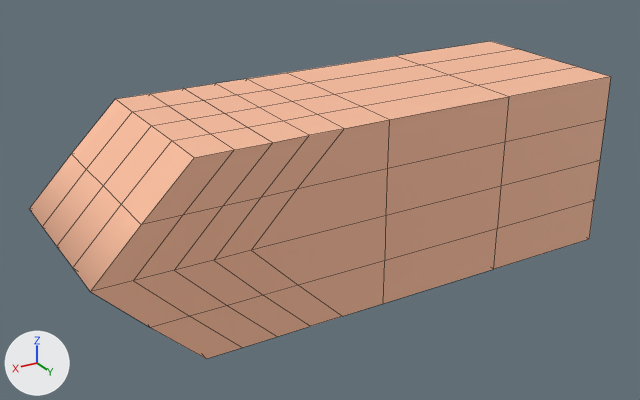
An edit to the FBX model Assets/Prefabs/FBX/A_FBX.fbx, drawn before and after from the same camera.
The view is the same before and after, from a camera (50 mm lens) standing at (0.0236, 0.0379, 0.0181) and looking at (0.0008, -0.0001, -0.0008). Arrows for +X, +Y and +Z are at lower left; the lights stay in place. Mesh edges are drawn as thin lines. Where no turn or scale is listed for an object, it has been applied to the vertices.
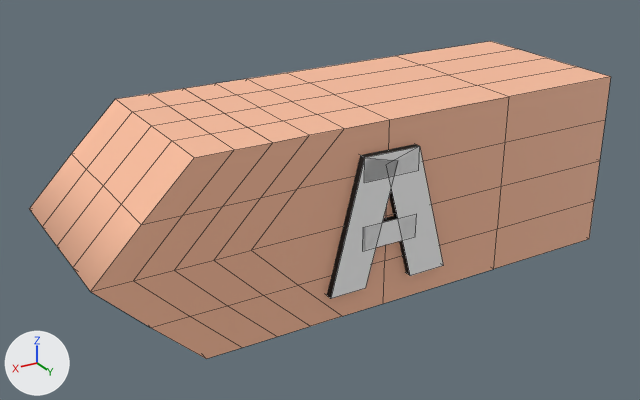
Changed parts and their boxes [x1, y1, x2, y2] in the pictures (640 x 400 px):
part 1 of me_mesh, added: after [327, 144, 443, 298]
part 2 of me_mesh, added: after [363, 214, 416, 251]

The change in detail:
me_mesh is used by ob_pcube6; location (0.0, -0.00019, 0.0).
Verts and faces of me_mesh; kept vertices keep their numbers, new ones are numbered from 182.
me_mesh had 182 vertices, 172 faces and spanned x -0.015..0.015, y -0.0052..0.0052, z -0.005..0.005.
me_mesh now has 210 vertices, 200 faces and spans x -0.015..0.015, y -0.0052..0.0056, z -0.005..0.005.
me_mesh part 1: a new loose piece of 24 vertices spanning x -0.0035..0.0034, y 0.0045..0.0056, z -0.0036..0.0035.
Part 2, on me_mesh:
New vertex 182 is at (-0.0016, 0.0056, -0.0014), pixel (415, 236).
New vertex 183 is at (-0.0016, 0.0056, -0.0001), pixel (416, 213).
New vertex 184 is at (-0.0016, 0.0045, -0.0014).
New vertex 185 is at (-0.0016, 0.0045, -0.0001).
New vertices 186 to 189 stand at vertices 182 to 185, in that order, plus (0.0032, 0.0, 0.0).
New faces: (182, 183, 187, 186), (184, 188, 189, 185) (mat_lambert3 (white #ffffff)).
New faces: (182, 184, 185, 183), (186, 187, 189, 188) (mat_lambert1 (grey #bcbcbc)).
New faces: (183, 185, 189, 187), (182, 186, 188, 184) (mat_blinn1 (black #000000)).
